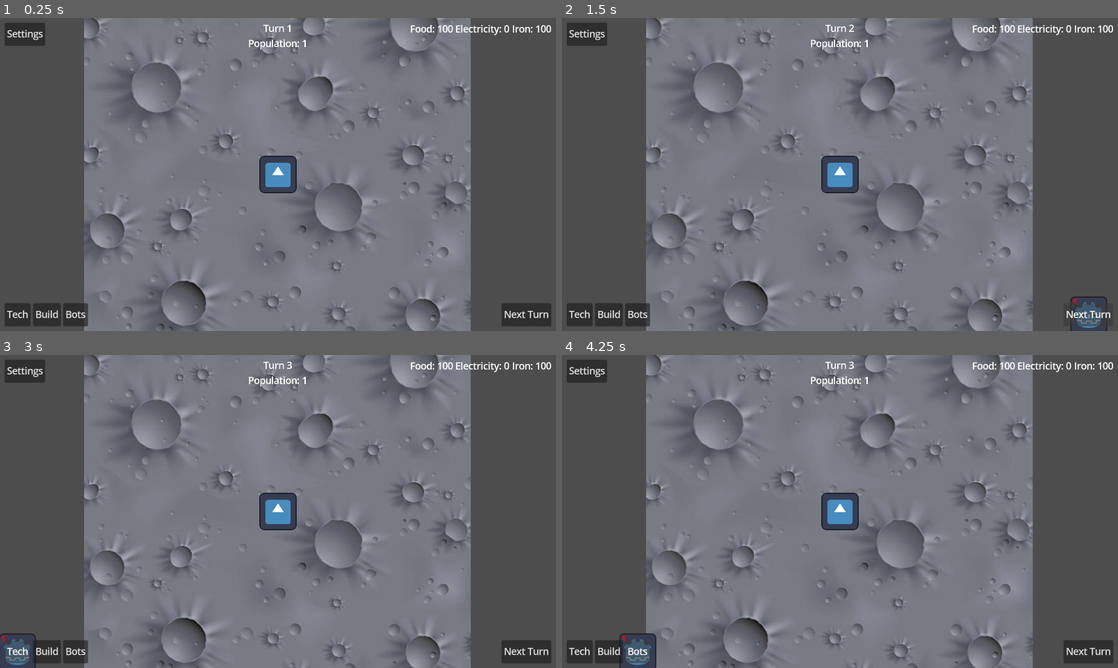
Above: before the commit, frames 1-4 (two rows, left to right).
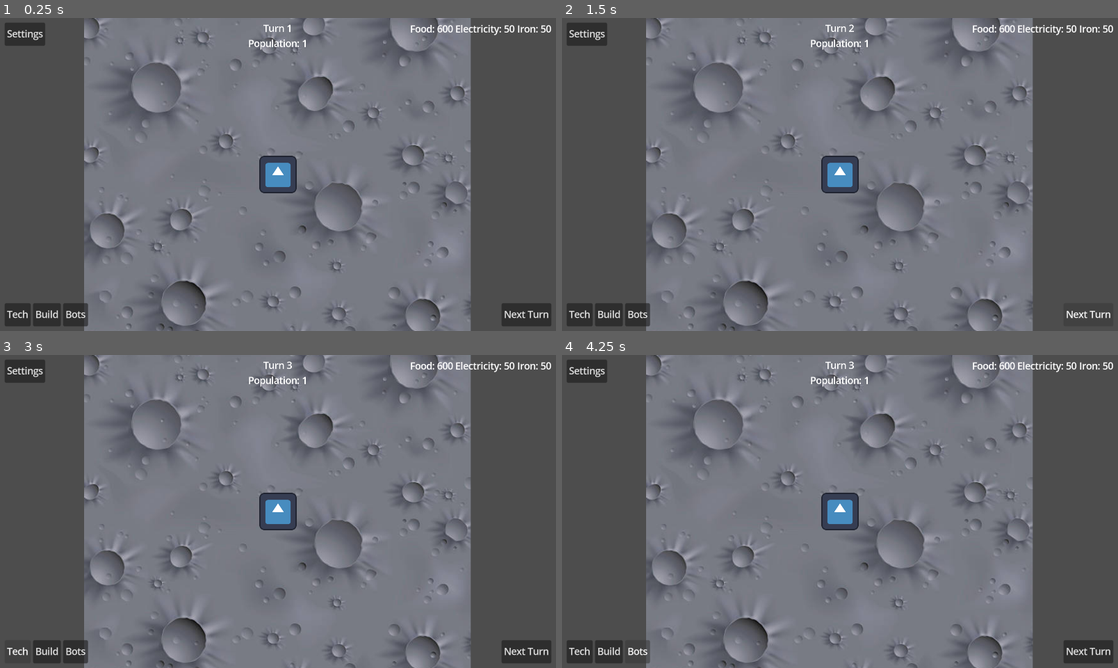
Above: after the commit, the same moments.

Repository: LunariumGame/Lunarium
Game: Godot game, scene res://scenes/world.tscn
Same seed, same stepped clock (60 frames per second), same inputs: the game is played once before the commit and once after it. The engine's default icon, where the game draws it, is replaced by a stand-in: a white triangle on a blue panel in a dark square.
Inputs:
- Up to frame 1 (0.25 s): no input
- Up to frame 2 (1.5 s): click "Build" at 0.5 s; click "Next Turn" at 1.25 s
- Up to frame 3 (3 s): click "Next Turn" at 2 s; click "Tech" at 2.75 s
- Up to frame 4 (4.25 s): click "Bots" at 3.5 s

The runs differ from the first frame. In frame 1, 0.1% of the frame differs, in the area x 78-99%, y 2-5%; in frame 2, 0.4%; in frame 3, 0.4%; in frame 4, 0.6%, in the area x 10-99%, y 2-100%.
Error after the commit: Invalid call. Nonexistent function 'get_building_texture' in base 'Node (GameData)'. (res://scripts/ui_components/building/building_button.gd:23)

Commit message:
rollback my BuildingCursor changes, but keep team lunarium merges

Diff:
--- a/project.godot
+++ b/project.godot
@@ -93,6 +93,19 @@
 , Object(InputEventJoypadButton,"resource_local_to_scene":false,"resource_name":"","device":-1,"button_index":6,"pressure":0.0,"pressed":false,"script":null)
 ]
 }
+cancel_building_button={
+"deadzone": 0.2,
+"events": [Object(InputEventMouseButton,"resource_local_to_scene":false,"resource_name":"","device":-1,"window_id":0,"alt_pressed":false,"shift_pressed":false,"ctrl_pressed":false,"meta_pressed":false,"button_mask":0,"position":Vector2(0, 0),"global_position":Vector2(0, 0),"factor":1.0,"button_index":2,"canceled":false,"pressed":false,"double_click":false,"script":null)
+, Object(InputEventKey,"resource_local_to_scene":false,"resource_name":"","device":-1,"window_id":0,"alt_pressed":false,"shift_pressed":false,"ctrl_pressed":false,"meta_pressed":false,"pressed":false,"keycode":0,"physical_keycode":4194305,"key_label":0,"unicode":0,"location":0,"echo":false,"script":null)
+, Object(InputEventJoypadButton,"resource_local_to_scene":false,"resource_name":"","device":-1,"button_index":1,"pressure":0.0,"pressed":false,"script":null)
+]
+}
+engage_building_button={
+"deadzone": 0.2,
+"events": [Object(InputEventMouseButton,"resource_local_to_scene":false,"resource_name":"","device":-1,"window_id":0,"alt_pressed":false,"shift_pressed":false,"ctrl_pressed":false,"meta_pressed":false,"button_mask":0,"position":Vector2(0, 0),"global_position":Vector2(0, 0),"factor":1.0,"button_index":1,"canceled":false,"pressed":false,"double_click":false,"script":null)
+, Object(InputEventJoypadButton,"resource_local_to_scene":false,"resource_name":"","device":-1,"button_index":0,"pressure":0.0,"pressed":false,"script":null)
+]
+}
 
 [rendering]
 
--- a/resources/asset_db.tres
+++ b/resources/asset_db.tres
@@ -1,25 +1,31 @@
-[gd_resource type="Resource" script_class="AssetDatabase" load_steps=23 format=3 uid="uid://bkdue1e10saps"]
+[gd_resource type="Resource" script_class="AssetDatabase" load_steps=28 format=3 uid="uid://dufasrvxhjc2n"]
 
 [ext_resource type="Script" uid="uid://deat5lcce5vve" path="res://scripts/core/resource_templates/building_db.gd" id="1_0murn"]
+[ext_resource type="PackedScene" uid="uid://dgfq7odjk1hcx" path="res://scenes/buildings/eco_dome.tscn" id="2_4qkwl"]
 [ext_resource type="Texture2D" uid="uid://dholdk43r0udg" path="res://assets/sprites/buildings/u1/eco_dome_1.svg" id="2_q57ne"]
 [ext_resource type="Texture2D" uid="uid://c4ispleytwkrb" path="res://assets/sprites/buildings/u2/eco_dome_2.svg" id="3_oxstp"]
 [ext_resource type="Texture2D" uid="uid://d0isi43ayb2f5" path="res://assets/sprites/buildings/u3/eco_dome_3.svg" id="4_dkp5e"]
 [ext_resource type="Texture2D" uid="uid://cqmie6dqg2mbc" path="res://assets/sprites/buildings/u1/iron_refinery_1.svg" id="5_uktel"]
 [ext_resource type="Texture2D" uid="uid://dinds4fdx0oc1" path="res://assets/sprites/buildings/u2/iron_refinery_2.svg" id="6_8hh8s"]
+[ext_resource type="PackedScene" uid="uid://omx3pl3xhdw" path="res://scenes/buildings/iron_refinery.tscn" id="6_jfw5p"]
 [ext_resource type="Texture2D" uid="uid://wfi0q0kmtpnu" path="res://assets/sprites/buildings/u3/iron_refinery_3.svg" id="7_jlsmx"]
 [ext_resource type="Texture2D" uid="uid://berreqbi5g2sh" path="res://assets/sprites/buildings/u1/mech_quarter_1.svg" id="8_i7l8h"]
 [ext_resource type="Texture2D" uid="uid://dnoci02vsemj7" path="res://assets/sprites/buildings/u2/mech_quarter_2.svg" id="9_4qkwl"]
 [ext_resource type="Texture2D" uid="uid://0k4fe401tljs" path="res://assets/sprites/buildings/u3/mech_quarter_3.svg" id="10_jfw5p"]
+[ext_resource type="PackedScene" uid="uid://difixbbx5vh2p" path="res://scenes/buildings/mech_quarter.tscn" id="10_roewu"]
 [ext_resource type="Texture2D" uid="uid://cxyv2mu47njhb" path="res://assets/sprites/buildings/u1/power_plant_1.svg" id="11_roewu"]
 [ext_resource type="Texture2D" uid="uid://b8l6wvk1hm4oh" path="res://assets/sprites/buildings/u2/power_plant_2.svg" id="12_wmosa"]
 [ext_resource type="Texture2D" uid="uid://c7s3un541u0so" path="res://assets/sprites/buildings/u3/power_plant_3.svg" id="13_2kyse"]
 [ext_resource type="Texture2D" uid="uid://chxk5hge7yyve" path="res://assets/sprites/buildings/u1/residence_building_1.svg" id="14_dkp5e"]
 [ext_resource type="Script" uid="uid://c5b1sl2n2lqnr" path="res://scripts/core/resource_templates/asset_db.gd" id="14_rif6l"]
+[ext_resource type="PackedScene" uid="uid://bmcgkpbcwft3l" path="res://scenes/buildings/power_plant.tscn" id="14_wmosa"]
 [ext_resource type="Texture2D" uid="uid://bkiott3u4b8gq" path="res://assets/sprites/buildings/u2/residence_building_2.svg" id="15_uktel"]
 [ext_resource type="Texture2D" uid="uid://c3j2npcase1lg" path="res://assets/sprites/buildings/u3/residence_building_3.svg" id="16_8hh8s"]
+[ext_resource type="PackedScene" uid="uid://62tr4h246vw0" path="res://scenes/buildings/residential_building.tscn" id="18_2kyse"]
 
 [sub_resource type="Resource" id="Resource_0murn"]
 script = ExtResource("1_0murn")
+building_scene = ExtResource("2_4qkwl")
 upgrade_1 = ExtResource("2_q57ne")
 upgrade_2 = ExtResource("3_oxstp")
 upgrade_3 = ExtResource("4_dkp5e")
@@ -27,6 +33,7 @@
 
 [sub_resource type="Resource" id="Resource_q57ne"]
 script = ExtResource("1_0murn")
+building_scene = ExtResource("6_jfw5p")
 upgrade_1 = ExtResource("5_uktel")
 upgrade_2 = ExtResource("6_8hh8s")
 upgrade_3 = ExtResource("7_jlsmx")
@@ -34,6 +41,7 @@
 
 [sub_resource type="Resource" id="Resource_oxstp"]
 script = ExtResource("1_0murn")
+building_scene = ExtResource("10_roewu")
 upgrade_1 = ExtResource("8_i7l8h")
 upgrade_2 = ExtResource("9_4qkwl")
 upgrade_3 = ExtResource("10_jfw5p")
@@ -41,6 +49,7 @@
 
 [sub_resource type="Resource" id="Resource_dkp5e"]
 script = ExtResource("1_0murn")
+building_scene = ExtResource("14_wmosa")
 upgrade_1 = ExtResource("11_roewu")
 upgrade_2 = ExtResource("12_wmosa")
 upgrade_3 = ExtResource("13_2kyse")
@@ -48,6 +57,7 @@
 
 [sub_resource type="Resource" id="Resource_uktel"]
 script = ExtResource("1_0murn")
+building_scene = ExtResource("18_2kyse")
 upgrade_1 = ExtResource("14_dkp5e")
 upgrade_2 = ExtResource("15_uktel")
 upgrade_3 = ExtResource("16_8hh8s")
--- /dev/null
+++ b/resources/tech_tree_upgrades/resource_boost.tres
@@ -0,0 +1,30 @@
+[gd_resource type="Resource" script_class="TechTreeNodeSpec" load_steps=6 format=3 uid="uid://2hdhlbnrajfh"]
+
+[ext_resource type="Script" path="res://scripts/ui_components/basic_resource_modifier.gd" id="1_6ks0m"]
+[ext_resource type="Script" path="res://scripts/ui_components/resource_modifier.gd" id="1_ew5ac"]
+[ext_resource type="Script" path="res://scripts/ui_components/tech_tree_node_spec.gd" id="2_ew5ac"]
+
+[sub_resource type="Resource" id="Resource_xvuom"]
+script = ExtResource("1_6ks0m")
+amount = 500.0
+priority = 2
+metadata/_custom_type_script = "uid://dx0koo4fgwe6x"
+
+[sub_resource type="Resource" id="Resource_sagdq"]
+script = ExtResource("1_6ks0m")
+resource_type = 1
+amount = 50.0
+priority = 2
+metadata/_custom_type_script = "uid://dx0koo4fgwe6x"
+
+[resource]
+script = ExtResource("2_ew5ac")
+cost = Dictionary[int, float]({
+0: 0.0,
+1: 0.0,
+2: 50.0,
+3: 0.0
+})
+name = "Resource Boost"
+modifier_list = Array[ExtResource("1_ew5ac")]([SubResource("Resource_xvuom"), SubResource("Resource_sagdq")])
+metadata/_custom_type_script = "uid://bn5lwxvevygb0"
--- a/scenes/buildings/building.tscn
+++ b/scenes/buildings/building.tscn
@@ -1,3 +1,15 @@
-[gd_scene format=3 uid="uid://sr08scun8ys1"]
+[gd_scene load_steps=3 format=3 uid="uid://bm8p72lwna2a5"]
+
+[ext_resource type="Script" uid="uid://6myfee53w1xy" path="res://scripts/buildings/building.gd" id="1_a3sb6"]
+
+[sub_resource type="RectangleShape2D" id="RectangleShape2D_64dnl"]
 
 [node name="Building" type="Node2D"]
+script = ExtResource("1_a3sb6")
+
+[node name="AnimatedSprite2D" type="AnimatedSprite2D" parent="."]
+
+[node name="Area2D" type="Area2D" parent="."]
+
+[node name="CollisionShape2D" type="CollisionShape2D" parent="Area2D"]
+shape = SubResource("RectangleShape2D_64dnl")
--- a/scenes/buildings/eco_dome.tscn
+++ b/scenes/buildings/eco_dome.tscn
@@ -1,6 +1,5 @@
 [gd_scene load_steps=2 format=3 uid="uid://dgfq7odjk1hcx"]
 
-[ext_resource type="Script" uid="uid://cap1i0rek2d6n" path="res://scripts/buildings/eco_dome.gd" id="1_sid64"]
+[ext_resource type="PackedScene" uid="uid://sr08scun8ys1" path="res://scenes/buildings/building.tscn" id="1_sid64"]
 
-[node name="EcoDome" type="Node2D"]
-script = ExtResource("1_sid64")
+[node name="EcoDome" instance=ExtResource("1_sid64")]
--- a/scenes/buildings/headquarters.tscn
+++ b/scenes/buildings/headquarters.tscn
@@ -1,6 +1,5 @@
 [gd_scene load_steps=2 format=3 uid="uid://cvurq12vfgtbk"]
 
-[ext_resource type="Script" uid="uid://boy2uvs8rqry" path="res://scripts/buildings/headquarters.gd" id="1_jg0xg"]
+[ext_resource type="PackedScene" uid="uid://sr08scun8ys1" path="res://scenes/buildings/building.tscn" id="1_jg0xg"]
 
-[node name="Headquarters" type="Node2D"]
-script = ExtResource("1_jg0xg")
+[node name="HeadQuarters" instance=ExtResource("1_jg0xg")]
--- a/scenes/buildings/iron_refinery.tscn
+++ b/scenes/buildings/iron_refinery.tscn
@@ -1,6 +1,5 @@
 [gd_scene load_steps=2 format=3 uid="uid://omx3pl3xhdw"]
 
-[ext_resource type="Script" uid="uid://dujssmy26e32u" path="res://scripts/buildings/iron_refinery.gd" id="1_tn2a3"]
+[ext_resource type="PackedScene" uid="uid://sr08scun8ys1" path="res://scenes/buildings/building.tscn" id="1_tn2a3"]
 
-[node name="IronRefinery" type="Node2D"]
-script = ExtResource("1_tn2a3")
+[node name="IronRefinery" instance=ExtResource("1_tn2a3")]
--- a/scenes/buildings/mech_quarter.tscn
+++ b/scenes/buildings/mech_quarter.tscn
@@ -1,6 +1,5 @@
 [gd_scene load_steps=2 format=3 uid="uid://difixbbx5vh2p"]
 
-[ext_resource type="Script" uid="uid://bn6ih2d7ok7s5" path="res://scripts/buildings/mech_quarter.gd" id="1_gd26s"]
+[ext_resource type="PackedScene" uid="uid://sr08scun8ys1" path="res://scenes/buildings/building.tscn" id="1_gd26s"]
 
-[node name="MechQuarter" type="Node2D"]
-script = ExtResource("1_gd26s")
+[node name="MechQuarter" instance=ExtResource("1_gd26s")]
--- a/scenes/buildings/power_plant.tscn
+++ b/scenes/buildings/power_plant.tscn
@@ -1,6 +1,5 @@
 [gd_scene load_steps=2 format=3 uid="uid://bmcgkpbcwft3l"]
 
-[ext_resource type="Script" uid="uid://bwb3ytyn3xxkr" path="res://scripts/buildings/power_plant.gd" id="1_afyay"]
+[ext_resource type="PackedScene" uid="uid://sr08scun8ys1" path="res://scenes/buildings/building.tscn" id="1_afyay"]
 
-[node name="PowerPlant" type="Node2D"]
-script = ExtResource("1_afyay")
+[node name="PowerPlant" instance=ExtResource("1_afyay")]
--- a/scenes/buildings/residential_building.tscn
+++ b/scenes/buildings/residential_building.tscn
@@ -1,6 +1,5 @@
 [gd_scene load_steps=2 format=3 uid="uid://62tr4h246vw0"]
 
-[ext_resource type="Script" uid="uid://cnl1jwpsm0ofq" path="res://scripts/buildings/residential_building.gd" id="1_e5v3o"]
+[ext_resource type="PackedScene" uid="uid://sr08scun8ys1" path="res://scenes/buildings/building.tscn" id="1_e5v3o"]
 
-[node name="ResidentialBuilding" type="Node2D"]
-script = ExtResource("1_e5v3o")
+[node name="ResidentialBuilding" instance=ExtResource("1_e5v3o")]
--- a/scenes/ui_components/BuildingCursor.tscn
+++ b/scenes/ui_components/BuildingCursor.tscn
@@ -1,8 +1,6 @@
-[gd_scene load_steps=3 format=3 uid="uid://bbn11gkh6wm5a"]
+[gd_scene load_steps=2 format=3 uid="uid://bbn11gkh6wm5a"]
 
-[ext_resource type="Texture2D" uid="uid://dholdk43r0udg" path="res://assets/sprites/buildings/u1/eco_dome_1.svg" id="1_if870"]
 [ext_resource type="Script" uid="uid://bwsftqdqm0a8c" path="res://scripts/ui_components/building/building_cursor.gd" id="1_jgetg"]
 
-[node name="BuildingCursor" type="Sprite2D"]
-texture = ExtResource("1_if870")
+[node name="BuildingCursor" type="Node2D"]
 script = ExtResource("1_jgetg")
--- a/scenes/ui_components/hud.tscn
+++ b/scenes/ui_components/hud.tscn
@@ -31,6 +31,7 @@
 
 [node name="HUDUI" type="Control" parent="MarginContainer"]
 layout_mode = 2
+mouse_filter = 2
 
 [node name="NextTurn" type="Button" parent="MarginContainer/HUDUI"]
 layout_mode = 1
@@ -78,7 +79,6 @@
 focus_mode = 0
 text = "Build"
 script = ExtResource("2_ntdy2")
-building_type = 4
 
 [node name="BotManager" type="Button" parent="MarginContainer/HUDUI/SystemButtons"]
 layout_mode = 2
--- a/scenes/ui_components/tech_tree_node.tscn
+++ b/scenes/ui_components/tech_tree_node.tscn
@@ -4,3 +4,8 @@
 
 [node name="TechTreeNode" type="Node2D"]
 script = ExtResource("1_dlttt")
+
+[node name="Button" type="Button" parent="."]
+offset_right = 8.0
+offset_bottom = 8.0
+text = "Buy"
--- a/scenes/world.tscn
+++ b/scenes/world.tscn
@@ -8,6 +8,8 @@
 [ext_resource type="AudioStream" uid="uid://bdd3w8a2mlpn2" path="res://assets/audio/Space Music Pack/fx/alien-talk-2.wav" id="7_4mrxx"]
 [ext_resource type="PackedScene" uid="uid://bvqdwlryncc6q" path="res://scenes/player.tscn" id="7_7r4gi"]
 [ext_resource type="Script" uid="uid://dm3fhxjge8xxk" path="res://scripts/camera/position_lock.gd" id="8_4mrxx"]
+[ext_resource type="Script" uid="uid://dm1gqee5hpi86" path="res://scripts/ui_components/tech_tree_node.gd" id="11_e3hyu"]
+[ext_resource type="Resource" uid="uid://2hdhlbnrajfh" path="res://resources/tech_tree_upgrades/resource_boost.tres" id="12_q5onr"]
 
 [sub_resource type="AudioStreamRandomizer" id="AudioStreamRandomizer_7r4gi"]
 random_pitch = 1.1
@@ -27,13 +29,11 @@
 anchor_bottom = 1.0
 grow_horizontal = 2
 grow_vertical = 2
+mouse_filter = 2
+
+[node name="PopupWindowHolder" type="Node" parent="UI"]
 
 [node name="HUD" parent="UI" instance=ExtResource("2_4mrxx")]
-
-[node name="PopupWindowHolder" type="Control" parent="UI"]
-anchors_preset = 0
-offset_right = 40.0
-offset_bottom = 40.0
 
 [node name="Audio" type="Node" parent="."]
 
@@ -60,3 +60,8 @@
 position = Vector2(614, 406)
 script = ExtResource("8_4mrxx")
 player = NodePath("../Player")
+
+[node name="TechTreeNode" type="Node2D" parent="."]
+script = ExtResource("11_e3hyu")
+spec = ExtResource("12_q5onr")
+metadata/_custom_type_script = "uid://dm1gqee5hpi86"
--- a/scripts/buildings/iron_refinery.gd
+++ b/scripts/buildings/iron_refinery.gd
@@ -11,7 +11,7 @@
 
 
 func _on_turn_started(_turn:int) -> void:
-	resource_manager.calculate_and_update(PRODUCED_RESOURCE, self, _production_at_level(level))
+	resource_manager.calculate_and_update(PRODUCED_RESOURCE, self, _production_at_level(level), ResourceEngine.ApplyTime.ON_TURN_STARTED)
 	print(resource_manager.get_resource(PRODUCED_RESOURCE))
 
 
--- a/scripts/core/game_data.gd
+++ b/scripts/core/game_data.gd
@@ -15,22 +15,27 @@
 
 
 # upgrade level 1 by default (can be modified on a call in game manager)
-func get_building_texture(type: BuildingType, level: int = 1) -> Texture2D:
+# assign a building's PackedScene to the appropriate Texture2D
+func get_building_scene(type: BuildingType, upgrade: int = 1) -> Building:
 	var building_name: String = BuildingType.find_key(type)
 
 	if not asset_db.building_data.has(building_name):
-		push_warning("no building data associated with: " + building_name)
+		assert(false, "no building data associated with: " + building_name)
 		return null
 
 	var data: BuildingData = asset_db.building_data[building_name]
 
-	match level:
-		1: return data.upgrade_1
-		2: return data.upgrade_2
-		3: return data.upgrade_3
+	var building_node: Building = data.building_scene.instantiate()
+
+	match upgrade:
+		1: building_node.set_building_texture(data.upgrade_1)
+		2: building_node.set_building_texture(data.upgrade_2)
+		3: building_node.set_building_texture(data.upgrade_3)
 		_:
-				push_warning("invalid level requested: " + str(level))
-				return data.level_1
+				assert(false, "invalid level requested: " + str(upgrade))
+				return null
+
+	return building_node
 
 
 # extend more methods here as we update asset_db...
--- a/scripts/core/player.gd
+++ b/scripts/core/player.gd
@@ -2,25 +2,31 @@
 extends CharacterBody2D
 
 
-const SPEED = 300.0
 const JUMP_VELOCITY = -400.0
 
+var speed = 300.0
 
-func _physics_process(delta: float) -> void:
+func _physics_process(_delta: float) -> void:
 
 	# Get the input direction and handle the movement/deceleration.
 	# As good practice, you should replace UI actions with custom gameplay actions.
 	var direction_horizontal := Input.get_axis("ui_left", "ui_right")
 	var direction_vertical := Input.get_axis("ui_up", "ui_down")
 
+	var move_direction := Vector2(direction_horizontal, direction_vertical).normalized()
+
 	if direction_horizontal:
-		velocity.x = direction_horizontal * SPEED
+		velocity.x = move_direction.x * speed
 	else:
-		velocity.x = move_toward(velocity.x, 0, SPEED)
+		velocity.x = move_toward(velocity.x, 0, speed)
 
 	if direction_vertical:
-		velocity.y = direction_vertical * SPEED
+		velocity.y = move_direction.y * speed
 	else:
-		velocity.y = move_toward(velocity.y, 0, SPEED)
+		velocity.y = move_toward(velocity.y, 0, speed)
 
 	move_and_slide()
+
+
+func set_speed(new_speed: float ) -> void:
+	speed = new_speed
--- a/scripts/core/resource_templates/building_db.gd
+++ b/scripts/core/resource_templates/building_db.gd
@@ -4,6 +4,8 @@
 class_name BuildingData
 extends Resource
 
+@export var building_scene : PackedScene
+
 @export var upgrade_1: Texture2D
 @export var upgrade_2: Texture2D
 @export var upgrade_3: Texture2D
--- a/scripts/engines/resource_engine.gd
+++ b/scripts/engines/resource_engine.gd
@@ -2,38 +2,51 @@
 extends Node
 
 
-@abstract class ResourceModifier:
-	enum Priority {
-		# Modifiers of the same priority should be commutative
-		SUBTRACTIVE_NONNEGATIVE, # Subtracts with a bound
-		SUBTRACTIVE, # Subtracts without bound
-		ADDITIVE, # Adds a value
-		MULTIPLICATIVE, # Multiplies a value
-	}
+enum Priority {
+	# Modifiers of the same priority should be commutative
+	SUBTRACTIVE_NONNEGATIVE, # Subtracts with a bound
+	SUBTRACTIVE, # Subtracts without bound
+	ADDITIVE, # Adds a value
+	MULTIPLICATIVE, # Multiplies a value
+}
 
-	@abstract func apply(actor:Node, value:float) -> float
-
-
-	## Returns the priority of the modifier
-	## Higher priority modifiers get applied first
-	@abstract func priority() -> Priority
-
-
-	static func is_higher_priority(a:ResourceModifier, b:ResourceModifier) -> bool:
-		return a.priority() > b.priority()
+enum ApplyTime {
+	NOW,
+	ON_TURN_STARTED,
+	ON_TURN_END,
+	ON_RESOURCE_GAIN,
+	ON_BUILD,
+}
 
 
 var modifiers:Array[ResourceModifier] = []
 
 
 ## Applies the resource modifiers
-func apply(actor:Node, value:float) -> float:
+func apply(actor:Object, value:float, apply_time: ApplyTime) -> float:
 	for modifier in modifiers:
-		value = modifier.apply(actor, value)
+		if modifier.get_apply_time() == apply_time:
+			value = modifier.apply(actor, value)
 
 	return value
 
 
 func add_modifier(m:ResourceModifier) -> void:
+	if m.get_apply_time() == ApplyTime.NOW:
+
+		var res_type := m.get_resource_type()
+
+		# Run additive gains through the modifiers
+		if m.get_priority() == Priority.ADDITIVE:
+			var amount = m.apply(null, 0)
+			resource_manager.calculate_and_update(res_type, null, amount, ApplyTime.NOW)
+			return
+
+		# Skip modifiers otherwise
+		var current_value: float = resource_manager.get_resource(res_type)
+		var new_value = m.apply(null, current_value)
+		resource_manager.set_resource(res_type, new_value)
+
+		return
 	modifiers.push_back(m)
 	modifiers.sort_custom(ResourceModifier.is_higher_priority)
--- a/scripts/managers/resource_manager.gd
+++ b/scripts/managers/resource_manager.gd
@@ -23,6 +23,7 @@
 		assert(type in _trackers, "%s not in _trackers" % ResourceType.keys()[type])
 
 
+
 func get_resource(resource_type:ResourceType) -> float:
 	return _trackers[resource_type].value
 
@@ -33,8 +34,8 @@
 
 
 ## Applies modifiers to value before adding the value to the resource.
-func calculate_and_update(resource_type:ResourceType, actor:Node, value:float) -> float:
-	var modified_value:float = calculate_modifiers(resource_type, actor, value)
+func calculate_and_update(resource_type:ResourceType, actor:Object, value:float, apply_time: ResourceEngine.ApplyTime) -> float:
+	var modified_value:float = calculate_modifiers(resource_type, actor, value, apply_time)
 	add_precalculated(resource_type, modified_value)
 	# resource_value_changed is already emitted by add_precalculated
 	return modified_value
@@ -49,8 +50,8 @@
 ## Calculates gain/loss value with modifiers applied
 ##
 ## Does not update the value of the resource.
-func calculate_modifiers(resource_type:ResourceType, actor:Node, value:float) -> float:
-	return _trackers[resource_type].engine.apply(actor, value)
+func calculate_modifiers(resource_type:ResourceType, actor:Object, value:float, apply_time: ResourceEngine.ApplyTime) -> float:
+	return _trackers[resource_type].engine.apply(actor, value, apply_time)
 
 
 class ResourceTracker:
--- a/scripts/managers/tech_tree_manager.gd
+++ b/scripts/managers/tech_tree_manager.gd
@@ -1 +1,5 @@
+class_name TechTreeManager
 extends Node
+
+func _ready() -> void:
+	pass
--- /dev/null
+++ b/scripts/ui_components/basic_resource_modifier.gd
@@ -0,0 +1,36 @@
+class_name BasicResourceModifier
+extends ResourceModifier
+
+
+@export var resource_type: ResourceManager.ResourceType
+@export var amount: float
+@export var priority: ResourceEngine.Priority
+@export var apply_time: ResourceEngine.ApplyTime
+
+
+# The resource engine handles apply time
+func apply(_actor:Object, value:float) -> float:
+	match priority:
+		ResourceEngine.Priority.SUBTRACTIVE_NONNEGATIVE:
+			value -= amount
+			if value < 0:
+				value = 0
+		ResourceEngine.Priority.SUBTRACTIVE:
+			value -= amount
+		ResourceEngine.Priority.ADDITIVE:
+			value += amount
+		ResourceEngine.Priority.MULTIPLICATIVE:
+			value *= amount
+	return value
+
+
+func get_priority() -> ResourceEngine.Priority:
+	return priority
+
+
+func get_apply_time() -> ResourceEngine.ApplyTime:
+	return apply_time
+
+
+func get_resource_type() -> ResourceManager.ResourceType:
+	return resource_type
--- /dev/null
+++ b/scripts/ui_components/resource_modifier.gd
@@ -0,0 +1,16 @@
+@abstract
+class_name ResourceModifier
+extends Resource
+
+@abstract func apply(actor:Object, value:float) -> float
+
+## Returns the priority of the modifier
+## Higher priority modifiers get applied first
+@abstract func get_priority() -> ResourceEngine.Priority
+
+@abstract func get_apply_time() -> ResourceEngine.ApplyTime
+
+@abstract func get_resource_type() -> ResourceManager.ResourceType
+
+static func is_higher_priority(a:ResourceModifier, b:ResourceModifier) -> bool:
+	return a.get_priority() > b.get_priority()
--- a/scripts/ui_components/tech_tree_node.gd
+++ b/scripts/ui_components/tech_tree_node.gd
@@ -1 +1,44 @@
+class_name TechTreeNode
 extends Node2D
+
+
+# Is the upgrade allowed to be purchased at this time
+var unlocked: bool
+var bought: bool
+
+@export var spec: TechTreeNodeSpec
+
+func is_purchasable() -> bool:
+	return unlocked and _resource_costs_met() and not bought
+
+
+func purchase() -> bool:
+	if not is_purchasable():
+		return false
+
+	# Subtract cost
+	var cost := spec.cost
+	for resource_type in cost.keys():
+		var resource_cost = cost[resource_type]
+		resource_manager.add_precalculated(resource_type, -resource_cost)
+
+	# Prevent from buying again
+	bought = true
+	print_debug("Purchase upgraded: ", spec.name)
+
+	# Activate all effects of the upgrade
+	for modifier in spec.modifier_list:
+		# Determine which resource this modifier applies to
+		var target_type = modifier.resource_type
+		# Add it to the corresponding resource tracker’s engine
+		resource_manager._trackers[target_type].engine.add_modifier(modifier)
+
+	return true
+
+## Returns whether the player has enough resources to purchase this upgrade.
+func _resource_costs_met() -> bool:
+	for resource_type in spec.cost.keys():
+		if spec.cost[resource_type] > resource_manager.get_resource(resource_type):
+			return false
+
+	return true
--- /dev/null
+++ b/scripts/ui_components/tech_tree_node_spec.gd
@@ -0,0 +1,14 @@
+class_name TechTreeNodeSpec
+extends Resource
+
+
+@export var cost: Dictionary[ResourceManager.ResourceType, float] = {
+	ResourceManager.ResourceType.FOOD: 0,
+	ResourceManager.ResourceType.ELECTRICITY: 0,
+	ResourceManager.ResourceType.IRON: 0,
+	ResourceManager.ResourceType.POPULATION: 0
+}
+
+@export var name: String = "New Upgrade"
+
+@export var modifier_list: Array[ResourceModifier] = []
--- a/scripts/world.gd
+++ b/scripts/world.gd
@@ -1,5 +1,7 @@
 class_name WorldScene
 extends Node
+
+@onready var tech_upgrade := get_node("TechTreeNode")
 
 # Called when the node enters the scene tree for the first time.
 func _ready() -> void:
@@ -9,6 +11,13 @@
 
 # Called every frame. 'delta' is the elapsed time since the previous frame.
 func _process(delta: float) -> void:
+
+	# Test upgrade
+	if tech_upgrade is TechTreeNode:
+		tech_upgrade.unlocked = true
+		tech_upgrade.purchase()
+	else:
+		print_debug("wrong type")
 	pass
 
 
Not shown: 1 places in scenes/world.tscn that only renumber resources
Not shown, added: scripts/ui_components/basic_resource_modifier.gd.uid
Not shown, added: scripts/ui_components/resource_modifier.gd.uid
Not shown, added: scripts/ui_components/tech_tree_node_spec.gd.uid
